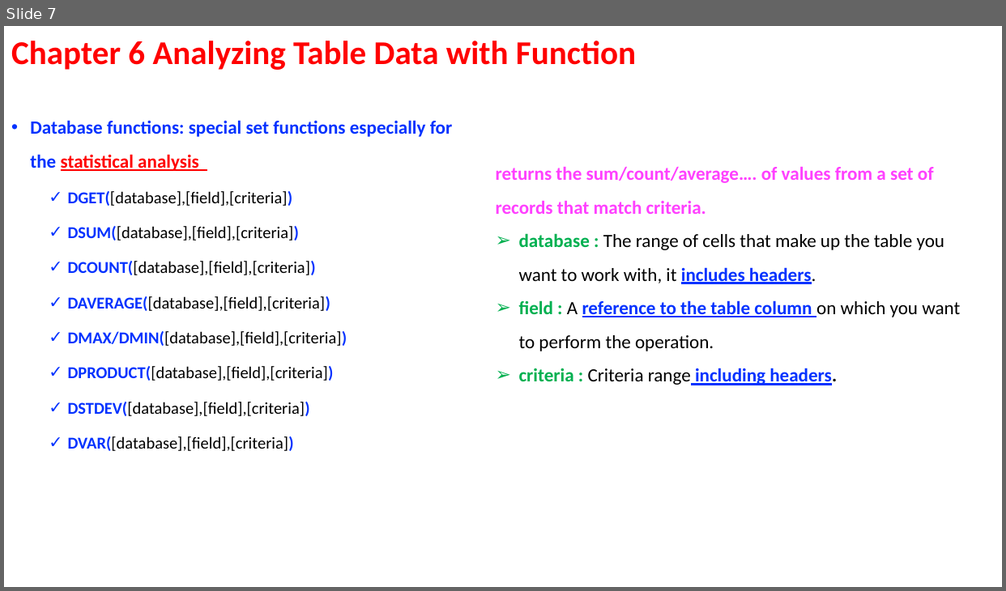
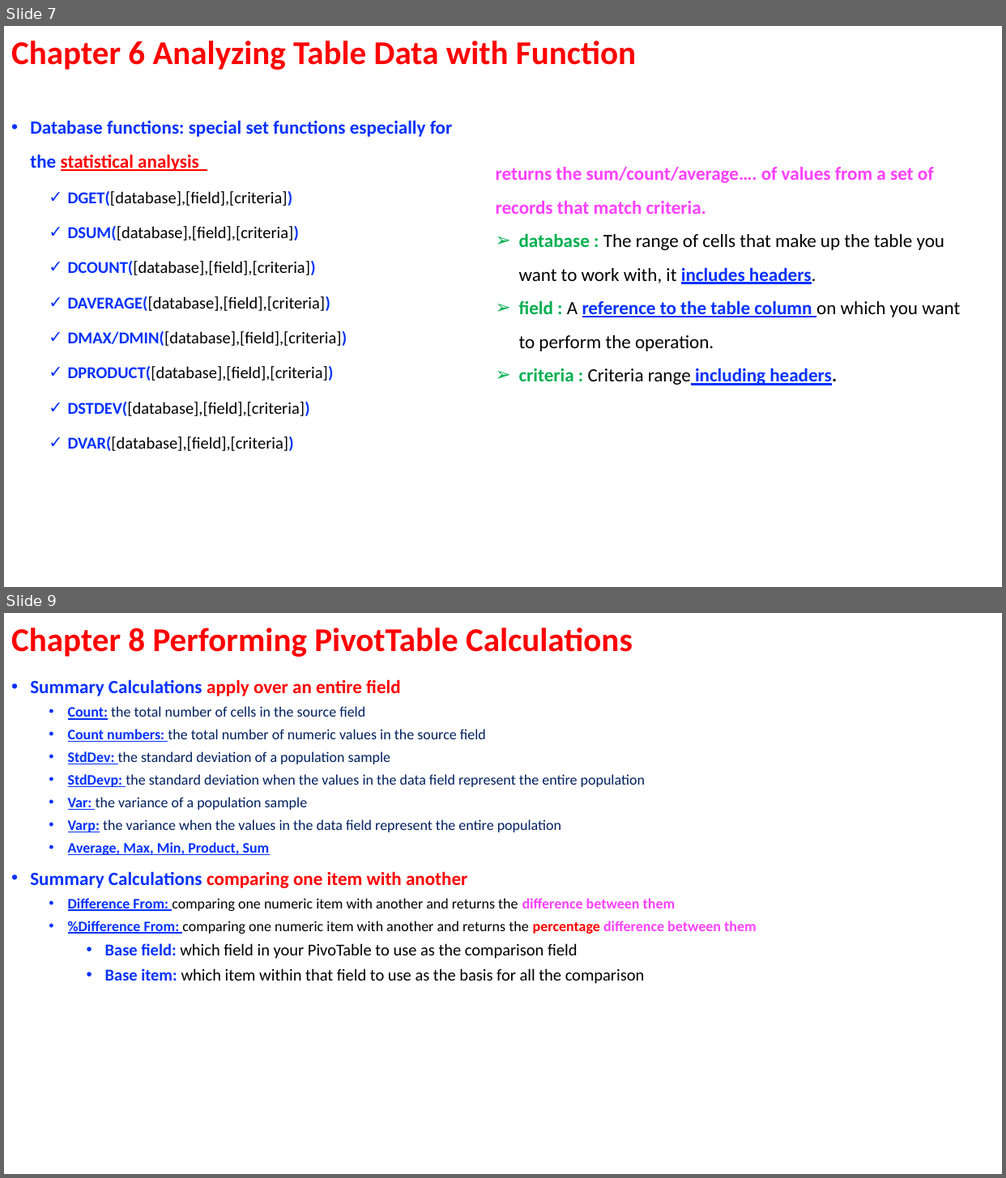
Before and after one commit to ArielMei/arielmei.github.io, a slide deck: EXCEL/ExcelDataAnalysisFD_Examples/Excel data analysis for dummies Outline.pptx. Shown one above the other, each under a label of ours: slide 7 before the commit, slides 7 and 9 after it; the slides between them are not shown. The pictures are 1006x591 and 1006x1178 pixels, drawn with LibreOffice and Linux fonts; fonts in the diff are those of the drawing. Boxes give left, top, right and bottom in pixels: in the first picture for what was removed or moved away, otherwise in the second. Text is boxed around its words. In the diff, an @@ line names an element or a change of style, - is before the commit and + after.

```diff
--- a/EXCEL/ExcelDataAnalysisFD_Examples/Excel data analysis for dummies Outline.pptx
+++ b/EXCEL/ExcelDataAnalysisFD_Examples/Excel data analysis for dummies Outline.pptx
@@ slide 9 added at (x1=4, y1=613, x2=1002, y2=1174), background #FFFFFF @@
@@ title added at (x1=11, y1=628, x2=633, y2=657), 32 pt, text #FF0000, bold @@
+Chapter 8 Performing PivotTable Calculations
@@ text added at (x1=30, y1=679, x2=756, y2=984), 14 pt, text #002060 @@
+• Summary Calculations apply over an entire field
+  • Count: the total number of cells in the source field
+  • Count numbers: the total number of numeric values in the source field
+  • StdDev: the standard deviation of a population sample
+  • StdDevp: the standard deviation when the values in the data field represent the entire population
+  • Var: the variance of a population sample
+  • Varp: the variance when the values in the data field represent the entire population
+  • Average, Max, Min, Product, Sum
+• Summary Calculations comparing one item with another
+  • Difference From: comparing one numeric item with another and returns the difference between them
+  • %Difference From: comparing one numeric item with another and returns the percentage difference between them
+    • Base field: which field in your PivoTable to use as the comparison field
+    • Base item: which item within that field to use as the basis for all the comparison
```
Also in this commit, not shown: 1 slide changed, 6 other files.
